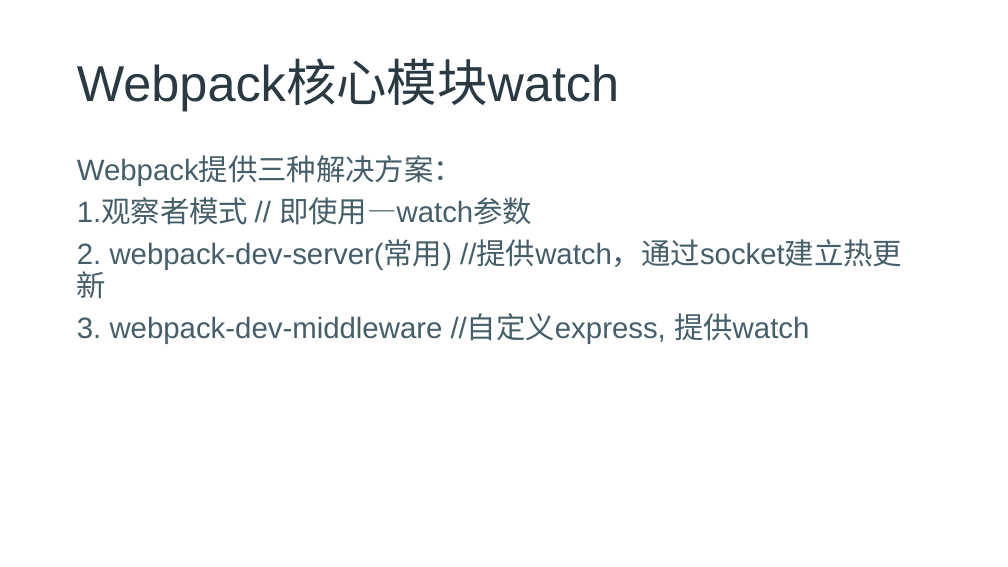
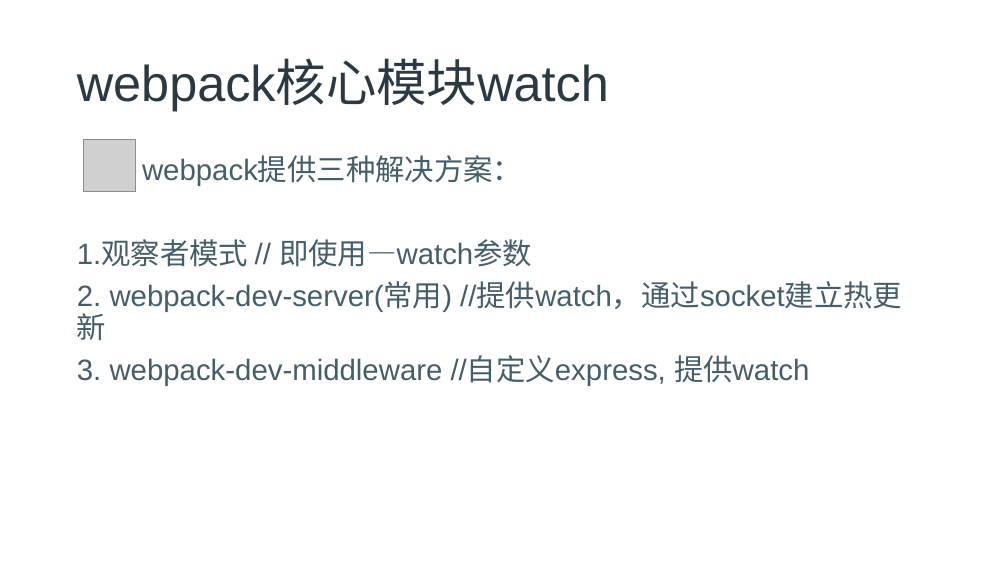
Before and after one commit to freeozyl80/webpack-lesson, a slide deck: slide 31 of chapter10/chapter5pptx.pptx. Drawn at 1008x567 pixels with LibreOffice and Linux fonts; fonts in the diff are those of the drawing; grey boxes stand for pictures; background and template pictures are left out. Boxes give left, top, right and bottom in pixels: in the first picture for what was removed or moved away, otherwise in the second. Text is boxed around its words. In the diff, an @@ line names an element or a change of style, - is before the commit and + after.

```diff
--- a/chapter10/chapter5pptx.pptx
+++ b/chapter10/chapter5pptx.pptx
@@ title at <box>77,61,609,111</box>: text changed @@
-Webpack核心模块watch
+webpack核心模块watch
@@ picture added at <box>83,140,135,191</box> @@
@@ text at <box>142,157,522,186</box>: text changed @@
-Webpack提供三种解决方案：
+webpack提供三种解决方案：
```
Also in this commit, not shown: 28 other slides changed, 5 other files.
